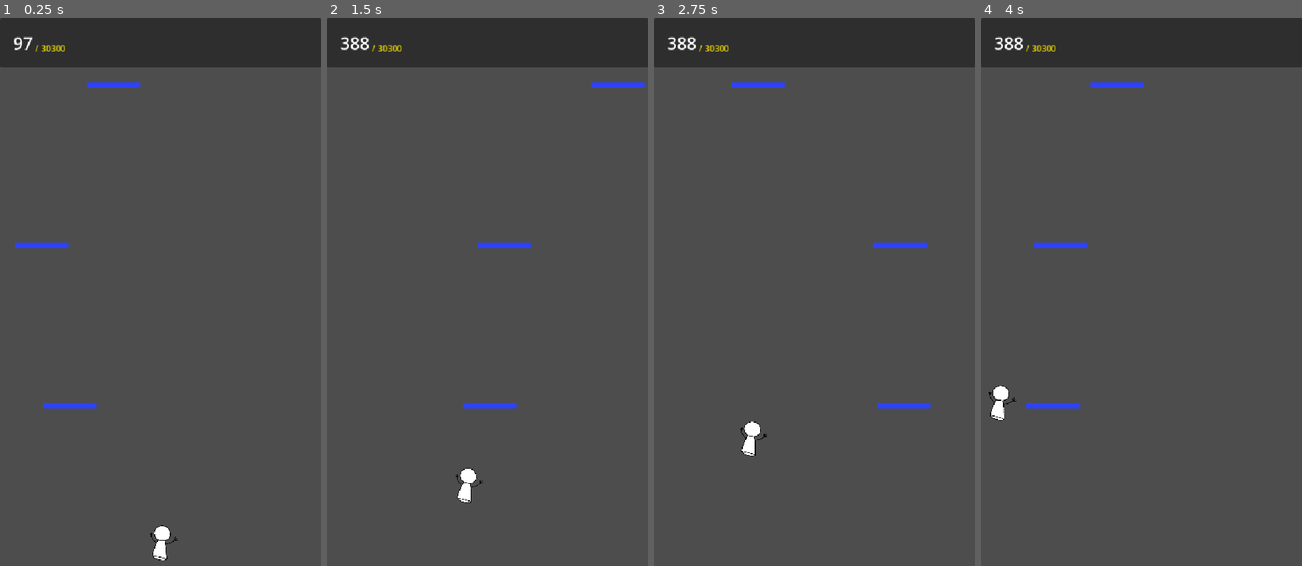
Above: before the commit, frames 1-4 (left to right).
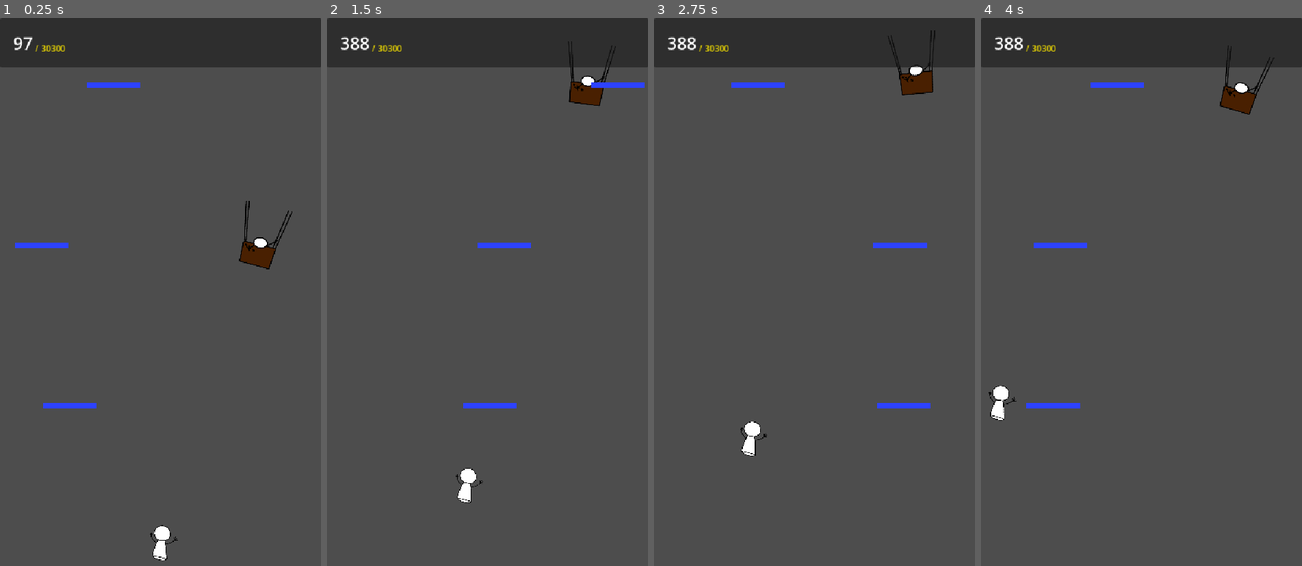
Above: after the commit, the same moments.

Repository: imLymei/mothers-day-game
Game: Godot game, scene res://Scenes/World/World.tscn
Same seed, same stepped clock (60 frames per second), same inputs: the game is played once before the commit and once after it.
Inputs (mouse positions are in pixels of both pictures, inside the frame that each line leads up to):
- Up to frame 1 (0.25 s): no input
- Up to frame 2 (1.5 s): move the mouse to (558, 264) at 0.52 s; click (558, 264) at 0.67 s; drag from (423, 319) to (471, 401) at 1.27 s
- Up to frame 3 (2.75 s): move the mouse to (846, 171) at 2.02 s; click (846, 171) at 2.17 s
- Up to frame 4 (4 s): drag from (1125, 401) to (1045, 209) at 2.77 s; move the mouse to (1237, 374) at 3.52 s; click (1237, 374) at 3.67 s

The runs differ from the first frame. In frame 1, 0.6% of the frame differs, in the area x 74-92%, y 33-46%; in frame 2, 0.5%; in frame 3, 0.5%; in frame 4, 0.6%.

Commit message:
feat: add basic child sprite

Diff:
--- a/Scenes/World/World.gd
+++ b/Scenes/World/World.gd
@@ -28,6 +28,7 @@
 @onready var high_score_label: Label = %HighScoreLabel
 @onready var platforms: Node = %Platforms
 @onready var death_area: Marker2D = %DeathArea
+@onready var child: Node2D = %Child
 
 # UI
 @onready var win_screen: CenterContainer = %WinScreen
@@ -47,6 +48,10 @@
 
 func _process(delta: float) -> void:
 	death_area.global_position.y = camera_bottom
+	child.global_position = child.global_position.lerp(
+		Vector2(child.global_position.x, camera_2d.global_position.y - (screen_size.y / 2)),
+		0.5
+	)
 
 	if player.global_position.y > death_area.global_position.y:
 		die()
--- a/Scenes/World/World.tscn
+++ b/Scenes/World/World.tscn
@@ -6,10 +6,73 @@
 [ext_resource type="PackedScene" uid="uid://cj5k2jul6kebx" path="res://Scenes/Platform/MovingPlatform/MovingPlatform.tscn" id="4_5jr8x"]
 [ext_resource type="PackedScene" uid="uid://b7wuo1sprhdiu" path="res://Scenes/Platform/GoalPlatform/GoalPlatform.tscn" id="4_27jhl"]
 [ext_resource type="Theme" uid="uid://bxy7t0fosymcb" path="res://Resources/Style/ButtonStyle.tres" id="6_hveh7"]
+[ext_resource type="Texture2D" uid="uid://cs6ctkr50cu6t" path="res://Resources/ChildExample.png" id="6_kjd5s"]
 [ext_resource type="PackedScene" uid="uid://dolm4pb67jlub" path="res://Scenes/Platform/WeakPlatform/WeakPlatform.tscn" id="7_87yka"]
 
 [sub_resource type="RectangleShape2D" id="RectangleShape2D_0nbjp"]
 size = Vector2(612, 20)
+
+[sub_resource type="Animation" id="Animation_p7pgw"]
+length = 0.001
+tracks/0/type = "value"
+tracks/0/imported = false
+tracks/0/enabled = true
+tracks/0/path = NodePath("ChildExample:position")
+tracks/0/interp = 1
+tracks/0/loop_wrap = true
+tracks/0/keys = {
+"times": PackedFloat32Array(0),
+"transitions": PackedFloat32Array(1),
+"update": 0,
+"values": [Vector2(0, 0)]
+}
+tracks/1/type = "value"
+tracks/1/imported = false
+tracks/1/enabled = true
+tracks/1/path = NodePath("ChildExample:rotation")
+tracks/1/interp = 1
+tracks/1/loop_wrap = true
+tracks/1/keys = {
+"times": PackedFloat32Array(0),
+"transitions": PackedFloat32Array(1),
+"update": 0,
+"values": [0.0]
+}
+
+[sub_resource type="Animation" id="Animation_kjd5s"]
+resource_name = "SWING"
+length = 1.0
+loop_mode = 2
+tracks/0/type = "value"
+tracks/0/imported = false
+tracks/0/enabled = true
+tracks/0/path = NodePath("ChildExample:position")
+tracks/0/interp = 2
+tracks/0/loop_wrap = true
+tracks/0/keys = {
+"times": PackedFloat32Array(0, 1),
+"transitions": PackedFloat32Array(1.5, 0.5),
+"update": 0,
+"values": [Vector2(0, 0), Vector2(0, -90)]
+}
+tracks/1/type = "value"
+tracks/1/imported = false
+tracks/1/enabled = true
+tracks/1/path = NodePath("ChildExample:rotation")
+tracks/1/interp = 2
+tracks/1/loop_wrap = true
+tracks/1/keys = {
+"times": PackedFloat32Array(0, 1),
+"transitions": PackedFloat32Array(1.5, 0.5),
+"update": 0,
+"values": [0.261799, -0.261799]
+}
+
+[sub_resource type="AnimationLibrary" id="AnimationLibrary_p7pgw"]
+_data = {
+&"RESET": SubResource("Animation_p7pgw"),
+&"SWING": SubResource("Animation_kjd5s")
+}
 
 [node name="World" type="Node2D"]
 script = ExtResource("1_xf6vi")
@@ -28,8 +91,23 @@
 shape = SubResource("RectangleShape2D_0nbjp")
 debug_color = Color(0.986535, 0, 0.322584, 0.42)
 
+[node name="Child" type="Node2D" parent="."]
+unique_name_in_owner = true
+position = Vector2(186, -981)
+scale = Vector2(0.5, 0.5)
+
+[node name="ChildExample" type="Sprite2D" parent="Child"]
+texture = ExtResource("6_kjd5s")
+
+[node name="AnimationPlayer" type="AnimationPlayer" parent="Child"]
+libraries = {
+&"": SubResource("AnimationLibrary_p7pgw")
+}
+autoplay = "SWING"
+
 [node name="Camera2D" type="Camera2D" parent="."]
 unique_name_in_owner = true
+position = Vector2(0, -512)
 process_callback = 0
 position_smoothing_enabled = true
 
Binary file added: Resources/ChildExample.png
Not shown, added: Resources/ChildExample.png.import
Not shown: 1 places in Scenes/World/World.tscn that only renumber resources
